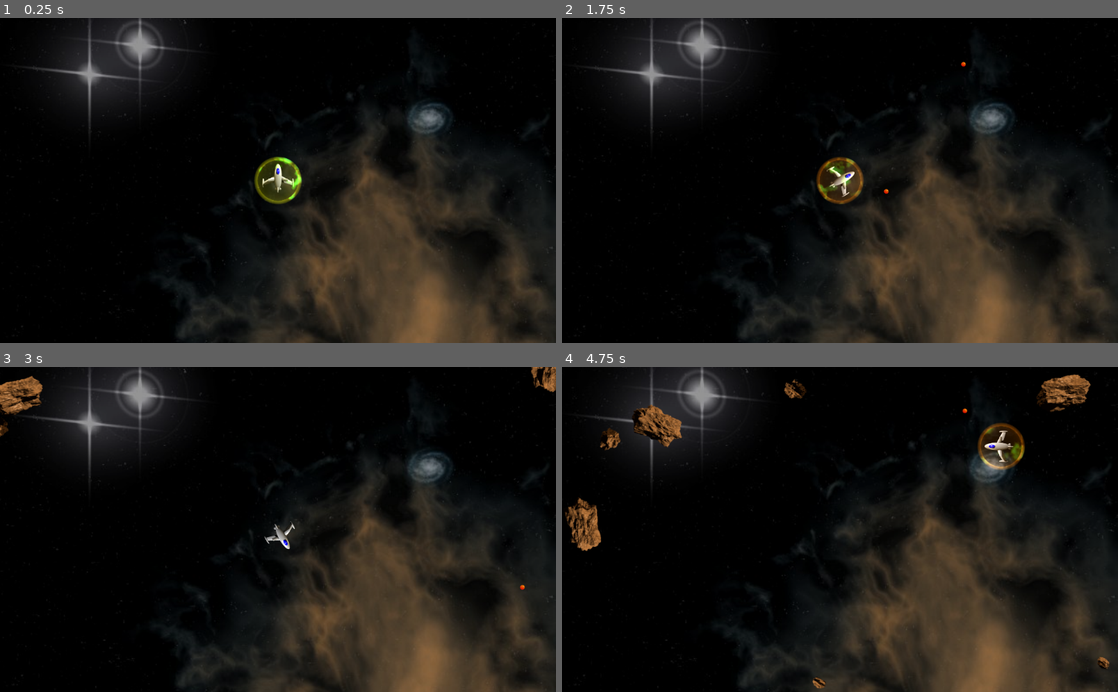
Above: before the commit, frames 1-4 (two rows, left to right).
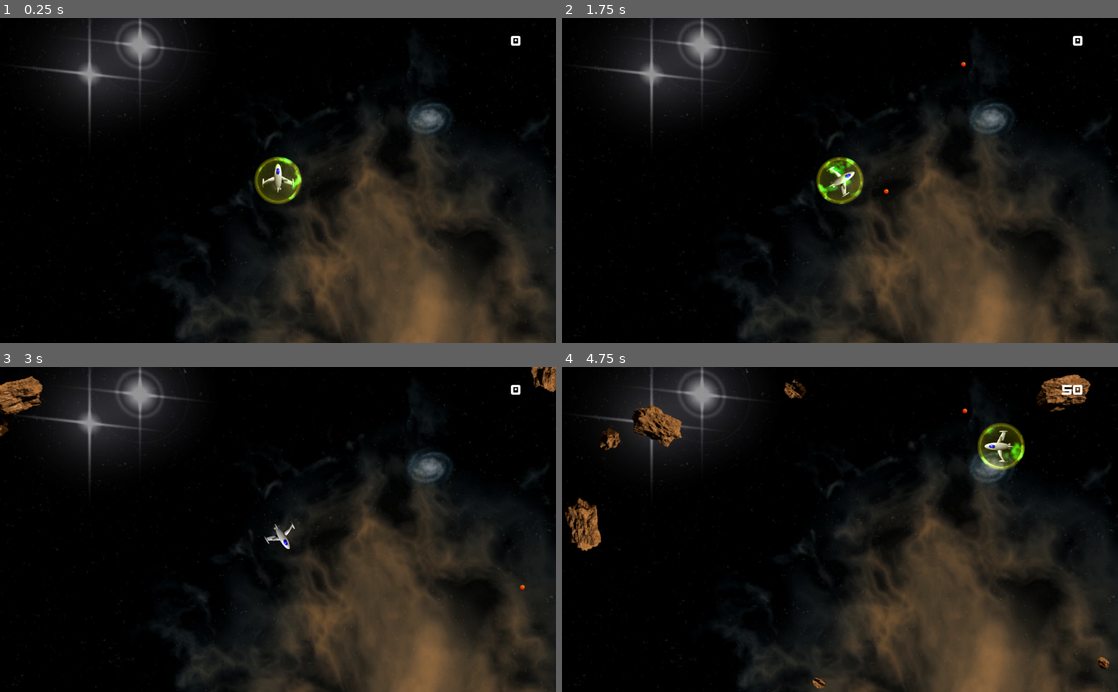
Above: after the commit, the same moments.

Repository: odahoda/asteroids
Game: Godot game, scene res://level.tscn
The game is run twice, just before and just after one commit, with the same random seed, the same clock (stepped at 60 frames per second) and the same inputs. The project has no main scene, so this scene is started directly.
Inputs:
- Up to frame 1 (0.25 s): no input
- Up to frame 2 (1.75 s): tap Enter (ui_accept) at 0.5, 0.77, 1.52 s; hold Right (ui_right) 0.53-1.28 s; hold Left (ui_left) from 1.28 s (still down)
- Up to frame 3 (3 s): release Left (ui_left) at 2.03 s; hold Right (ui_right) 2.03-2.78 s; hold Up (ui_up) from 2.78 s (still down)
- Up to frame 4 (4.75 s): tap Enter (ui_accept) at 3.02, 3.77, 4.52 s; release Up (ui_up) at 3.53 s; hold Left (ui_left) from 3.53 s (still down)

The runs differ from the first frame. In frame 1, less than 0.1% of the frame differs, in the area x 91-94%, y 5-9%; in frame 2, 0.6%, in the area x 45-94%, y 5-58%; in frame 3, less than 0.1%; in frame 4, 0.5%.

Commit message:
Score counter.

Diff:
--- a/level.gd
+++ b/level.gd
@@ -5,10 +5,13 @@
 var bullet_scene = preload("res://bullet.tscn")
 var spawn
 var next_spawn_group = 0
+var score: int = 0
 
 func _ready() -> void:
 	randomize()
 	spawn = 0.0
+	score = 0
+	$HUD/score.text = "%s" % score
 	$player.position = get_viewport_rect().size / 2
 
 func _physics_process(delta: float) -> void:
@@ -20,6 +23,10 @@
 func _input(event):
 	if event.is_action_pressed("ui_accept"):
 		shoot()
+
+func collect_score(amount):
+	score += amount
+	$HUD/score.text = "%s" % score
 
 func spawn_aster() -> void:
 	$spawn_path/location.offset = randi()
@@ -65,9 +72,13 @@
 		if o2.shape == 'big':
 			create_aster('medium', o2.position, Vector2(rand_range(100, 400), 0).rotated(rand_range(0, 2*PI)), next_spawn_group)
 			create_aster('medium', o2.position, Vector2(rand_range(100, 400), 0).rotated(rand_range(0, 2*PI)), next_spawn_group)
+			collect_score(50)
 		elif o2.shape == 'medium':
 			create_aster('small', o2.position, Vector2(rand_range(100, 400), 0).rotated(rand_range(0, 2*PI)), next_spawn_group)
 			create_aster('small', o2.position, Vector2(rand_range(100, 400), 0).rotated(rand_range(0, 2*PI)), next_spawn_group)
+			collect_score(20)
+		else:
+			collect_score(10)
 		next_spawn_group += 1
 
 		var explosion = explosion_scene.instance()
--- a/level.tscn
+++ b/level.tscn
@@ -1,13 +1,18 @@
-[gd_scene load_steps=5 format=2]
+[gd_scene load_steps=7 format=2]
 
 [ext_resource path="res://level.gd" type="Script" id=1]
 [ext_resource path="res://player.tscn" type="PackedScene" id=2]
 [ext_resource path="res://assets/background.jpeg" type="Texture" id=3]
+[ext_resource path="res://assets/stellarkombat.ttf" type="DynamicFontData" id=4]
 
 [sub_resource type="Curve2D" id=1]
 _data = {
 "points": PoolVector2Array( 0, 0, 0, 0, -128, -128, 0, 0, 0, 0, 1152, -128, 0, 0, 0, 0, 1152, 728, 0, 0, 0, 0, -128, 728, 0, 0, 0, 0, -128, -128 )
 }
+
+[sub_resource type="DynamicFont" id=2]
+size = 24
+font_data = ExtResource( 4 )
 
 [node name="Node2D" type="Node2D"]
 script = ExtResource( 1 )
@@ -28,3 +33,20 @@
 [node name="player" parent="." instance=ExtResource( 2 )]
 position = Vector2( 520, 312 )
 scale = Vector2( 0.5, 0.5 )
+
+[node name="HUD" type="CanvasLayer" parent="."]
+
+[node name="score" type="Label" parent="HUD"]
+anchor_left = 1.0
+anchor_right = 1.0
+margin_left = -104.0
+margin_top = 32.0
+margin_right = -64.0
+margin_bottom = 46.0
+grow_horizontal = 0
+custom_fonts/font = SubResource( 2 )
+text = "0"
+align = 2
+__meta__ = {
+"_edit_use_anchors_": false
+}
--- a/player.gd
+++ b/player.gd
@@ -36,7 +36,7 @@
 		position.y = -32
 
 func _on_collision(other: Area2D):
-	if shield_counter > 0:
+	if shield_counter > 0 and other is Aster:
 		shield_hit = 0.4
 
 func enable_shield():
Binary file added: assets/stellarkombat.ttf
Not shown, changed: README.org
